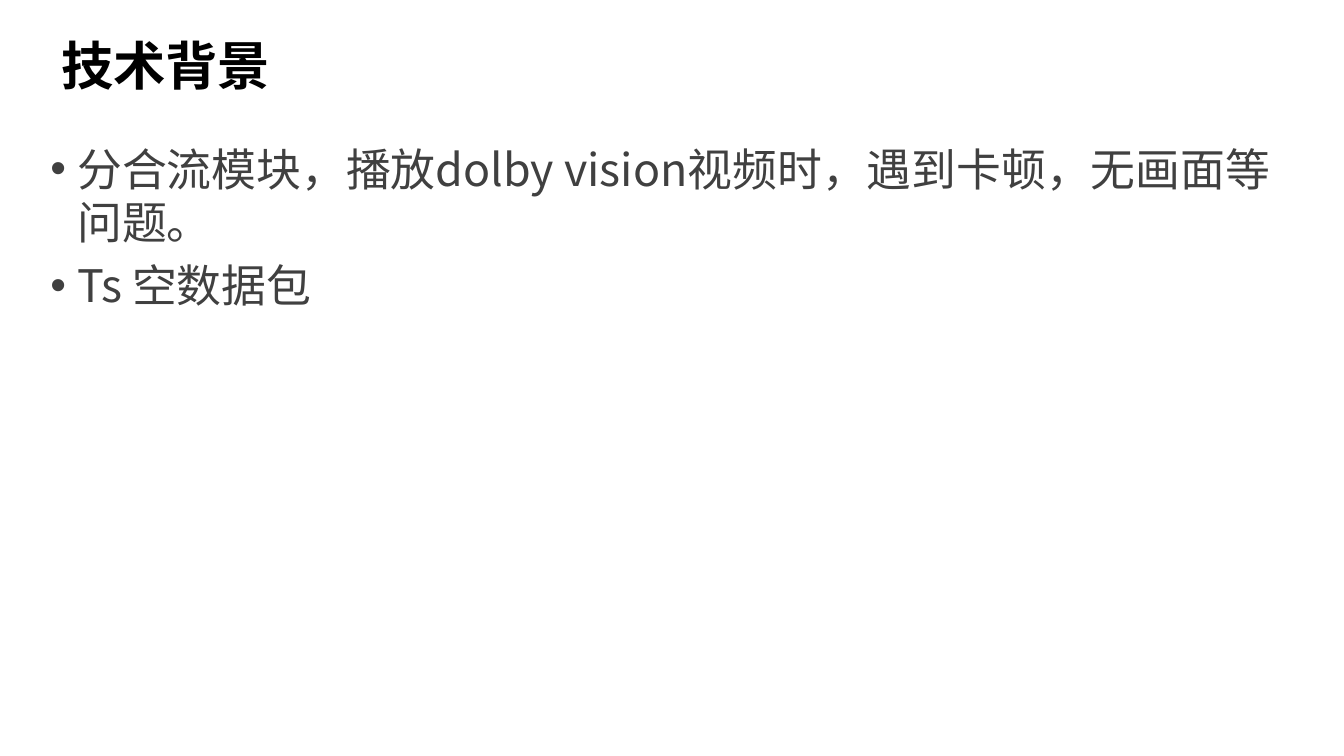
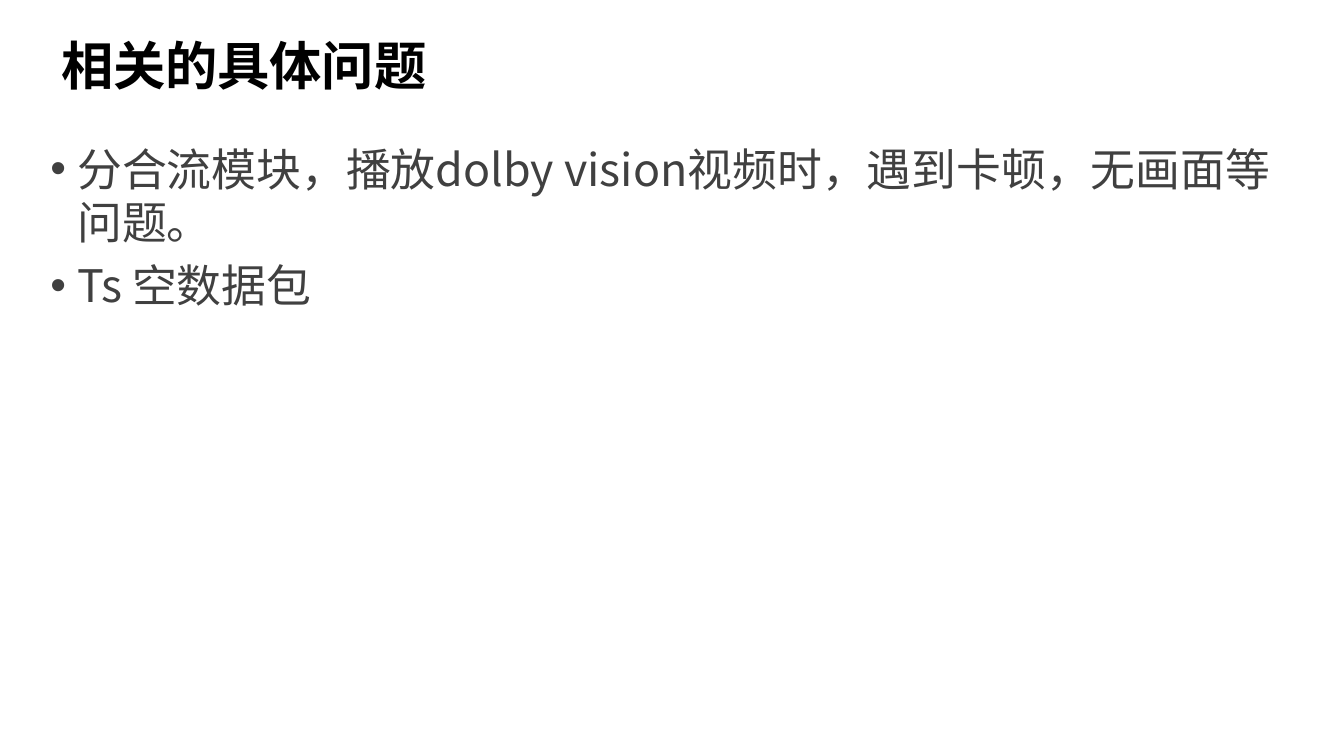
Before and after one commit to byrgyj/Document, a slide deck: slide 2 of ISO_IEC_Document/mpegts/Mpegts 协议简介.pptx. Drawn at 1344x756 pixels with LibreOffice and Linux fonts; fonts in the diff are those of the drawing; background and template pictures are left out. Boxes give left, top, right and bottom in pixels: in the first picture for what was removed or moved away, otherwise in the second. Text is boxed around its words. In the diff, an @@ line names an element or a change of style, - is before the commit and + after.

```diff
--- a/ISO_IEC_Document/mpegts/Mpegts 协议简介.pptx
+++ b/ISO_IEC_Document/mpegts/Mpegts 协议简介.pptx
@@ title at bbox=[61, 40, 426, 90]: text changed @@
-技术背景
+相关的具体问题
```
Also in this commit, not shown: 1 other slide changed, 2 slides added.
